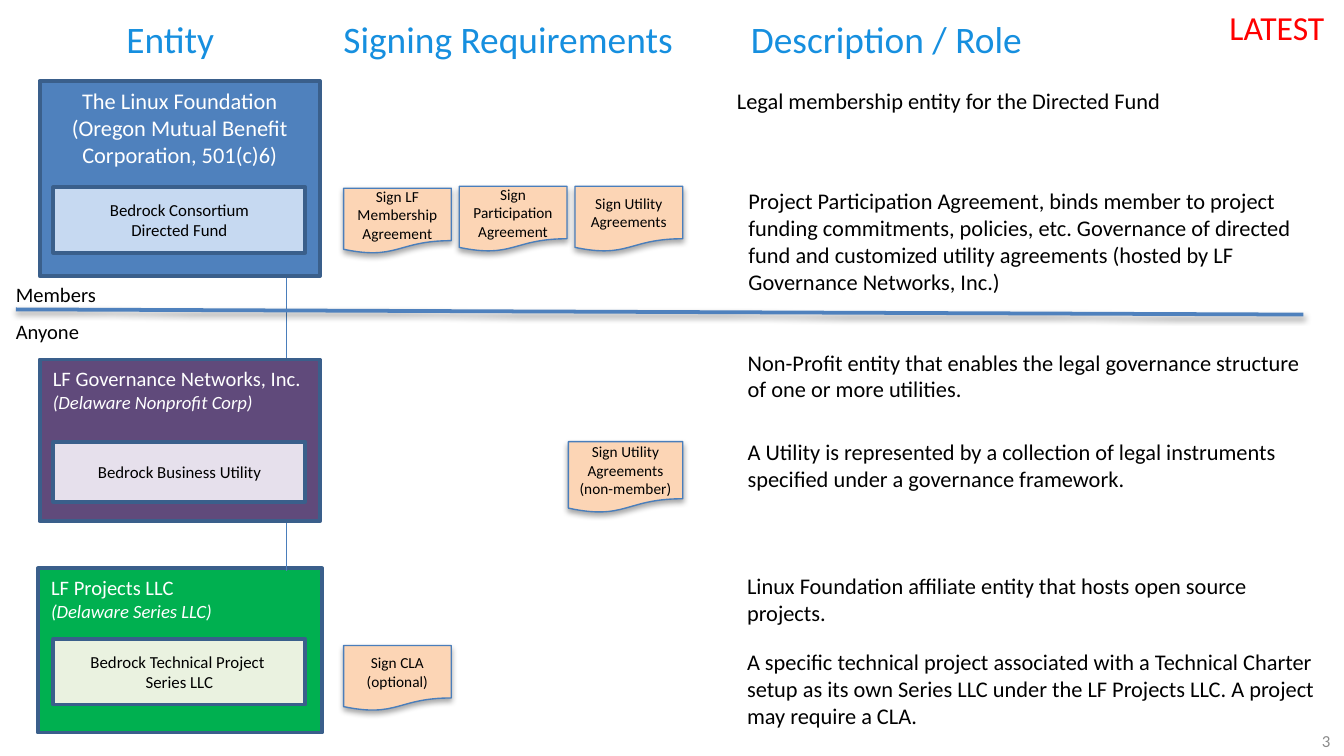
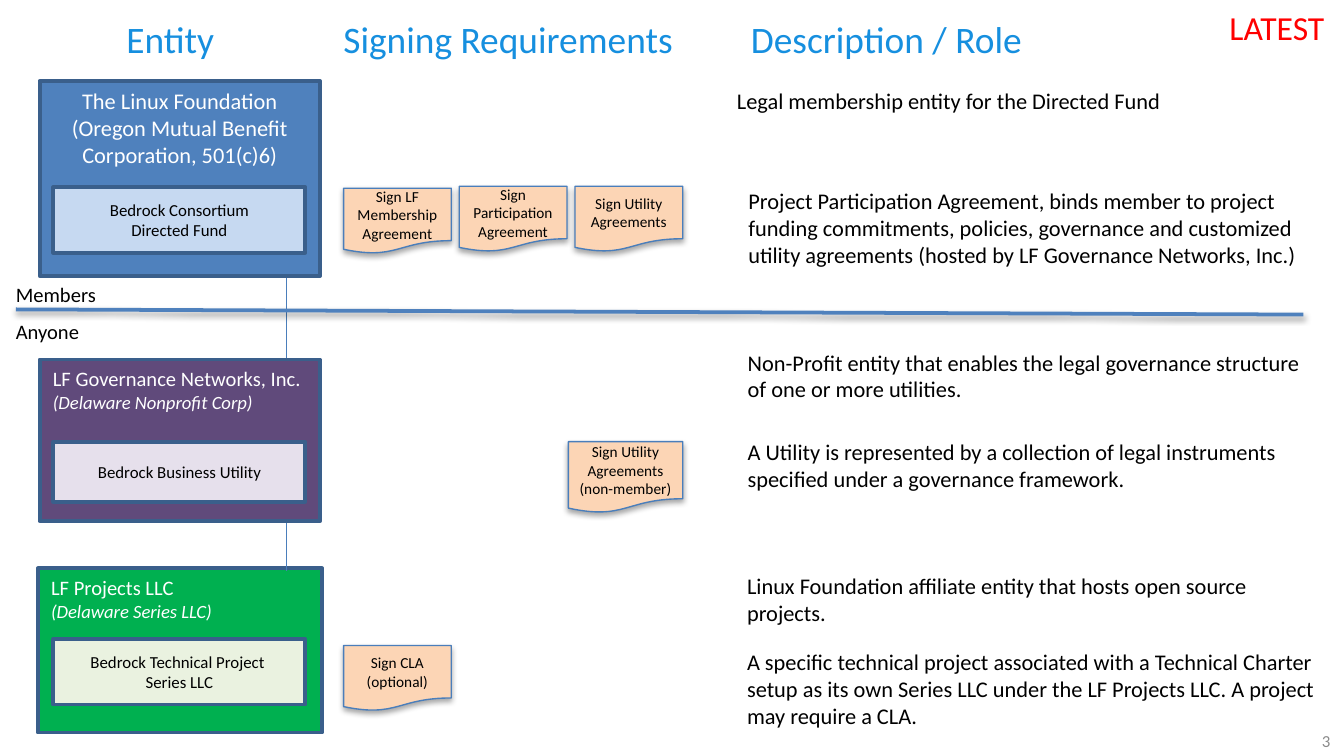
Before and after one commit to scooter99boston/bbu-gf, a slide deck: slide 3 of _images/bbu_diagrams.pptx. Drawn at 1344x756 pixels with LibreOffice and Linux fonts; fonts in the diff are those of the drawing. Boxes give left, top, right and bottom in pixels: in the first picture for what was removed or moved away, otherwise in the second. Text is boxed around its words. In the diff, an @@ line names an element or a change of style, - is before the commit and + after.

Commit message:
new diagrams

```diff
--- a/_images/bbu_diagrams.pptx
+++ b/_images/bbu_diagrams.pptx
@@ text at (748, 193, 1295, 267): text changed @@
-Project Participation Agreement, binds member to project funding commitments, policies, etc. Governance of directed fund and customized utility agreements (hosted by LF Governance Networks, Inc.)
+Project Participation Agreement, binds member to project funding commitments, policies, governance and customized utility agreements (hosted by LF Governance Networks, Inc.)
```
